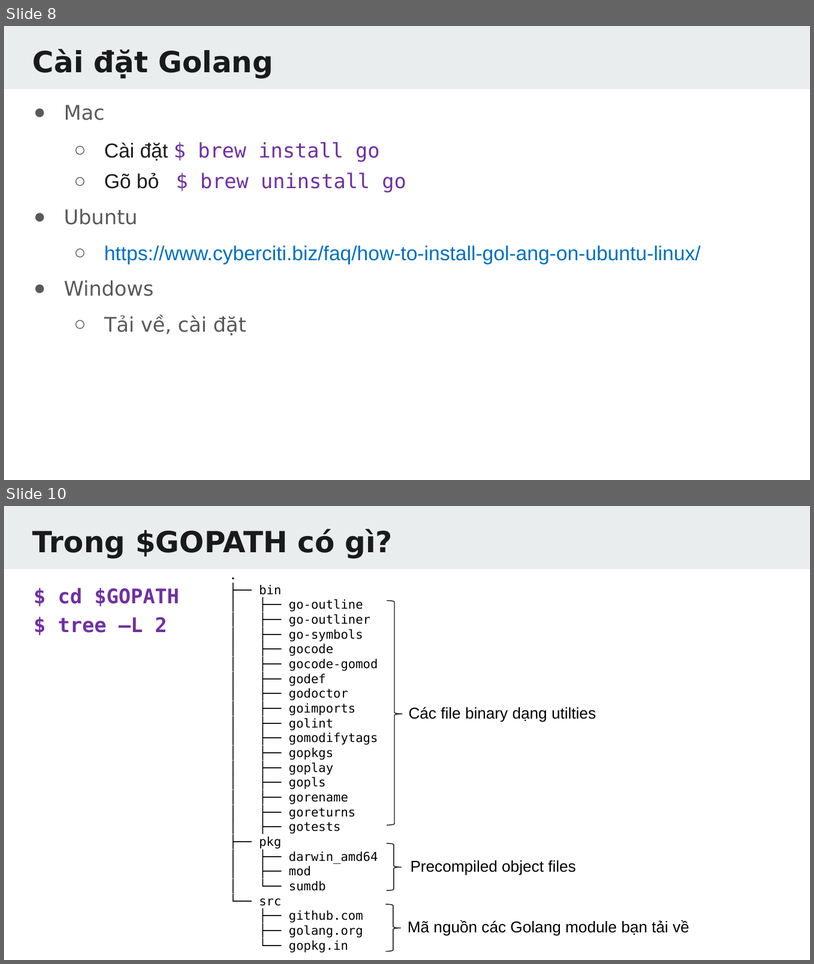
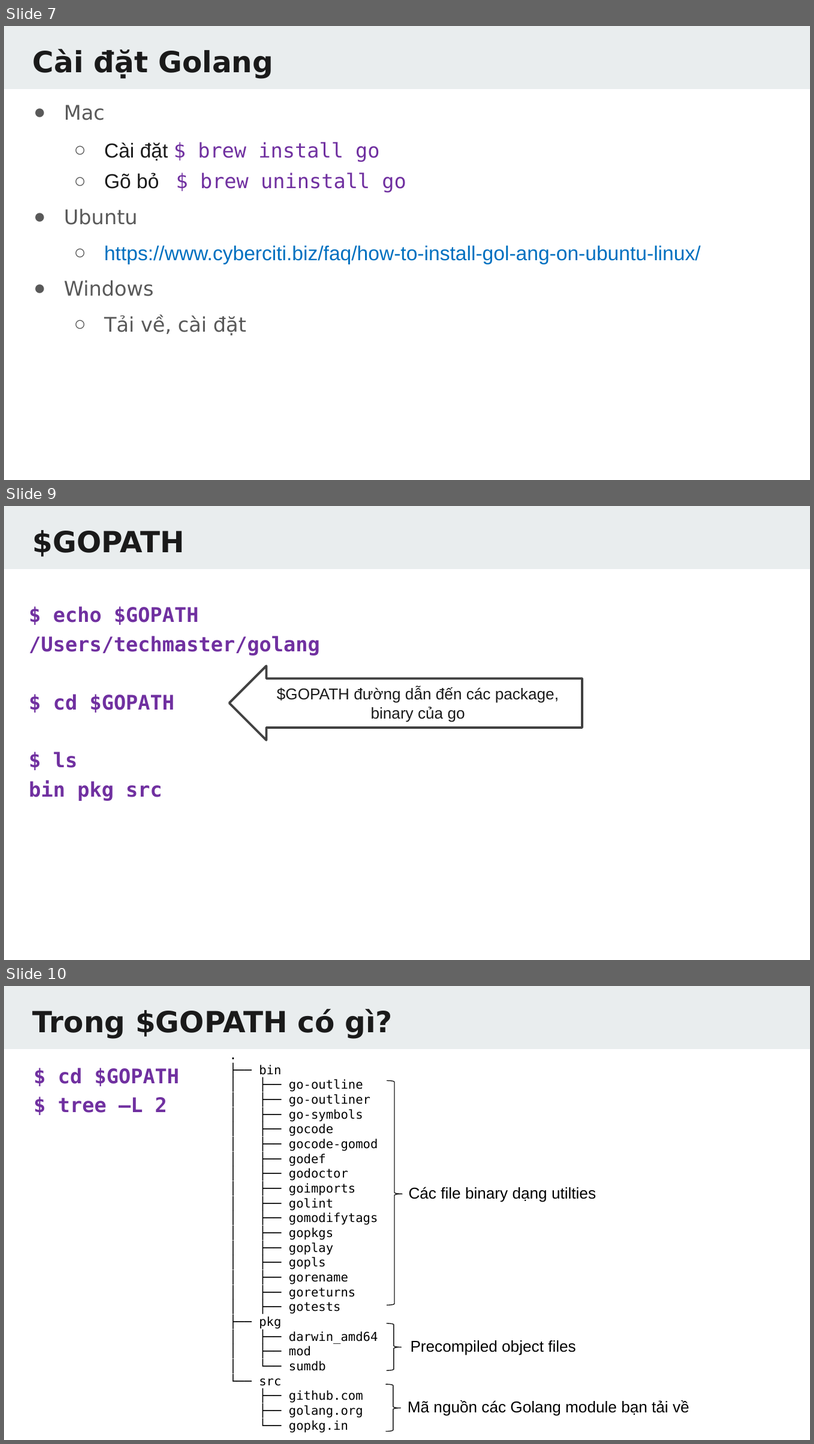
Before and after one commit to TechMaster/golang, a slide deck: slides/GolangBasic1.pptx. Shown one above the other, each under a label of ours: slides 8 and 10 before the commit, slides 7, 9 and 10 after it; the slides between them are not shown. The pictures are 814x964 and 814x1444 pixels, drawn with LibreOffice and Linux fonts; fonts in the diff are those of the drawing. Boxes give left, top, right and bottom in pixels: in the first picture for what was removed or moved away, otherwise in the second. Text is boxed around its words. In the diff, an @@ line names an element or a change of style, - is before the commit and + after.

```diff
--- a/slides/GolangBasic1.pptx
+++ b/slides/GolangBasic1.pptx
@@ slide 9 added at (4,506,810,960), background #FFFFFF; not listed: 1 template element that a slide beside it also shows @@
@@ title added at (33,530,185,556), 26 pt, text #1A1A1A, bold @@
+$GOPATH
@@ text added at (29,606,320,801), 18 pt, text #7030A0, bold @@
+$ echo $GOPATH
+/Users/techmaster/golang
+$ cd $GOPATH
+$ ls
+bin pkg src
@@ left arrow added at (229,666,582,740), outline #424242 2 pt, 14 pt, text #1A1A1A @@
+$GOPATH đường dẫn đến các package, binary của go
@@ what was slide 8 is now slide 7 @@
```
Also in this commit, not shown: 8 slides changed, 4 other slides added, 2 slides removed, 44 other files.
